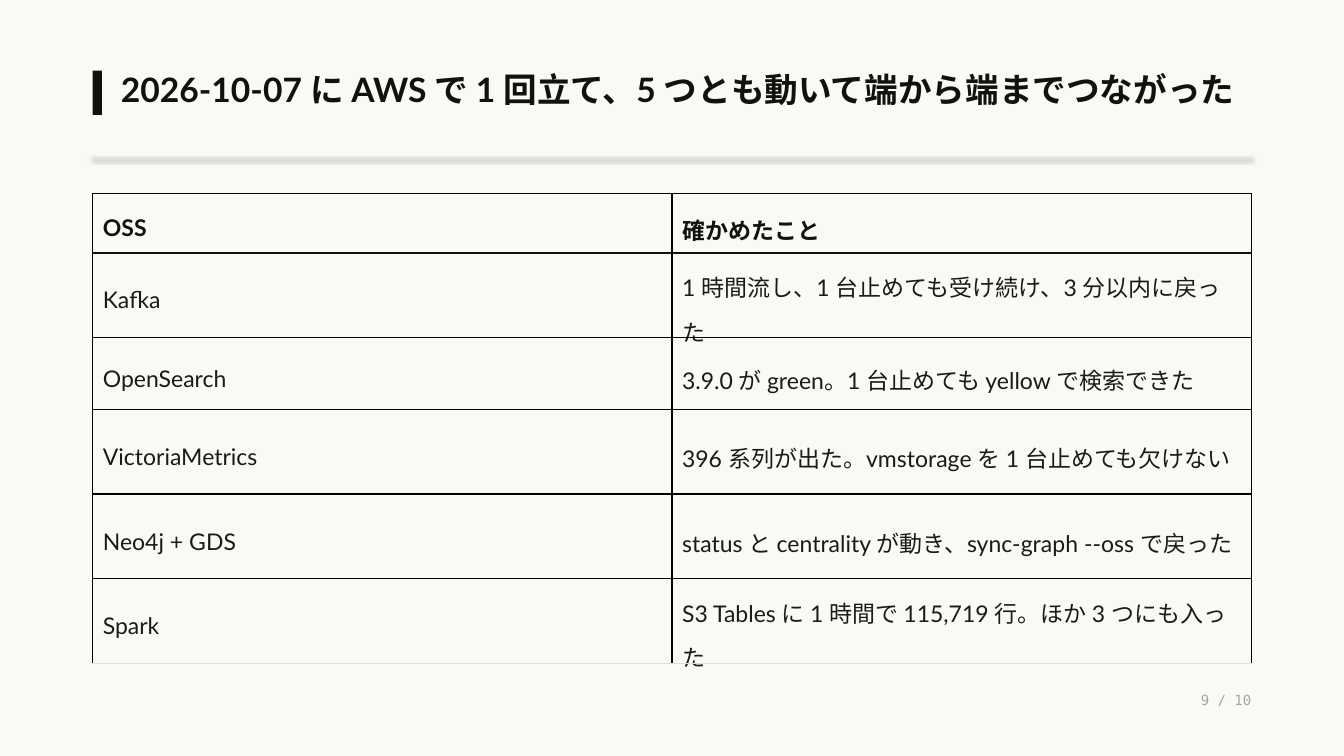
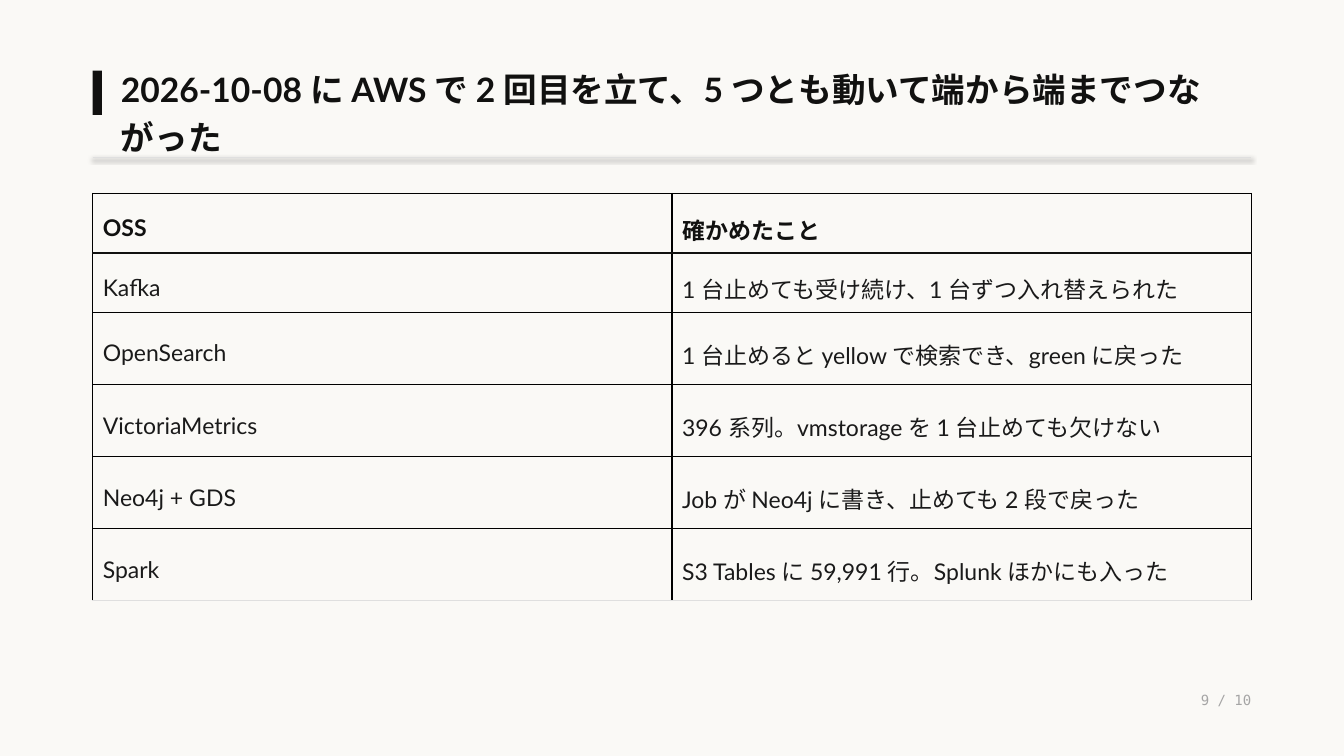
Before and after one commit to eddie-eights/nwc-poc, a slide deck: slide 9 of docs/architecture-oss.pptx. Drawn at 1344x756 pixels with LibreOffice and Linux fonts; fonts in the diff are those of the drawing. Boxes give left, top, right and bottom in pixels: in the first picture for what was removed or moved away, otherwise in the second. Text is boxed around its words. In the diff, an @@ line names an element or a change of style, - is before the commit and + after.

```diff
--- a/docs/architecture-oss.pptx
+++ b/docs/architecture-oss.pptx
@@ text at (x1=121, y1=73, x2=1200, y2=152): text changed @@
-2026-10-07 に AWS で 1 回立て、5 つとも動いて端から端までつながった
+2026-10-08 に AWS で 2 回目を立て、5 つとも動いて端から端までつながった
@@ table at (x1=93, y1=194, x2=1252, y2=601) @@
-row 2, column 2: 1 時間流し、1 台止めても受け続け、3 分以内に戻った
+row 2, column 2: 1 台止めても受け続け、1 台ずつ入れ替えられた
-row 3, column 2: 3.9.0 が green。1 台止めても yellow で検索できた
+row 3, column 2: 1 台止めると yellow で検索でき、green に戻った
-row 4, column 2: 396 系列が出た。vmstorage を 1 台止めても欠けない
+row 4, column 2: 396 系列。vmstorage を 1 台止めても欠けない
-row 5, column 2: status と centrality が動き、sync-graph --oss で戻った
+row 5, column 2: Job が Neo4j に書き、止めても 2 段で戻った
-row 6, column 2: S3 Tables に 1 時間で 115,719 行。ほか 3 つにも入った
+row 6, column 2: S3 Tables に 59,991 行。Splunk ほかにも入った
```
Also in this commit, not shown: 8 other slides changed, 1 other file.
